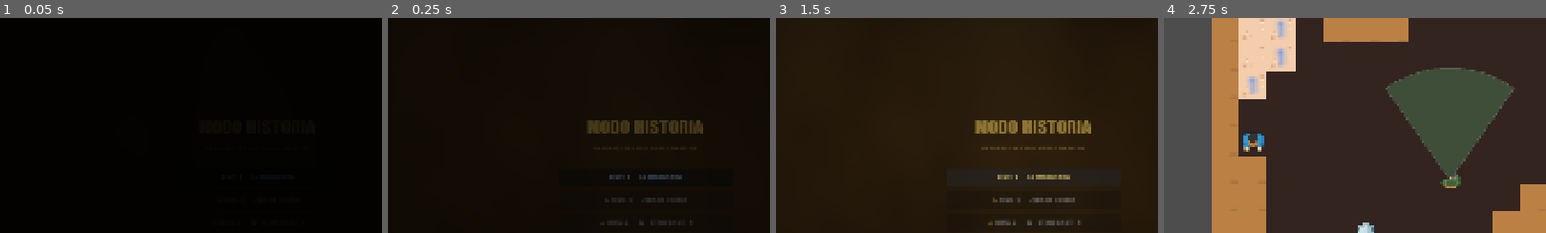
Above: before the commit, frames 1-4 (left to right).
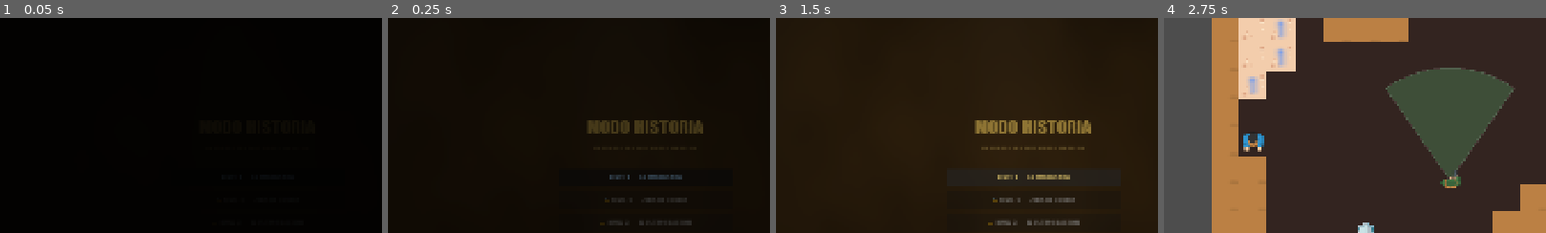
Above: after the commit, the same moments.

Repository: MayraSRS04/Darkfield
Game: Godot game, scene res://scenes/02_historia.tscn
The game is run twice, just before and just after one commit, with the same random seed, the same clock (stepped at 60 frames per second) and the same inputs. This scene is started directly instead of the project's main scene.
Inputs:
- Up to frame 1 (0.05 s): no input
- Up to frame 2 (0.25 s): no input
- Up to frame 3 (1.5 s): tap Enter at 0.5 s; hold Right (ui_right) 0.53-1.25 s; tap F at 0.6 s; tap Space at 0.77 s; click "NIVEL 1 — La Emboscada" at 1.25 s
- Up to frame 4 (2.75 s): hold Down (ui_down) from 2.03 s (still down); tap E at 2.1 s; tap Space at 2.27 s
The pictures show only the part of the screen within x 16-66%, y 8-58%; the shares and areas given below are measured in that part.

The runs differ from the first frame. In frame 2, less than 0.1% of the frame differs, in the area x 67-79%, y 94-97%; in frame 3, 0.1%, in the area x 56-79%, y 94-97%; in frame 4, nothing differs.

Commit message:
fix letras

Diff:
--- a/scenes/historia.gd
+++ b/scenes/historia.gd
@@ -12,7 +12,7 @@
 const NOMBRES_NIVEL := [
 	"NIVEL 1 — La Emboscada",
 	"NIVEL 2 — Zona de Guerra",
-	"NIVEL 3 — El Último Bastión",
+	"NIVEL 3 — El Ultimo Bastion",
 ]
 
 func _ready() -> void:
